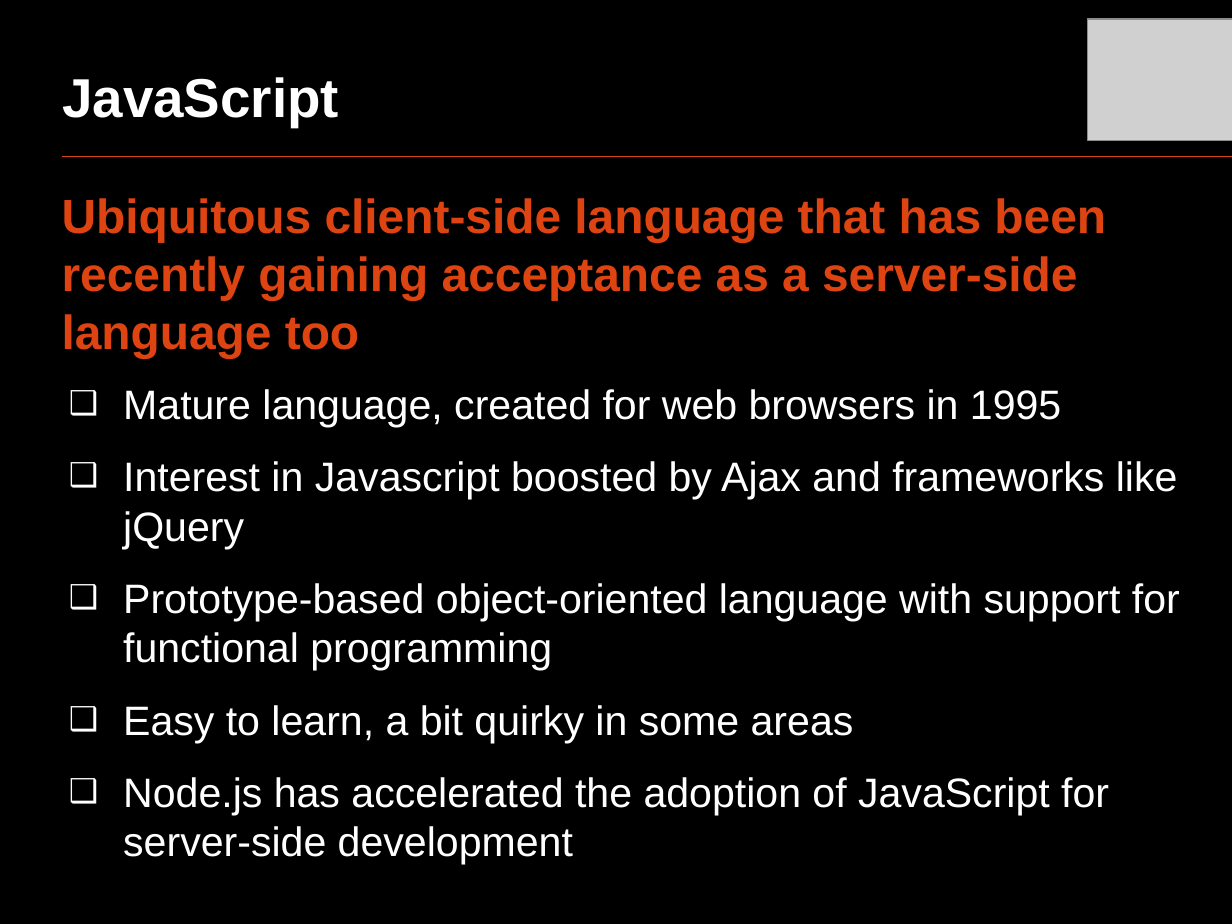
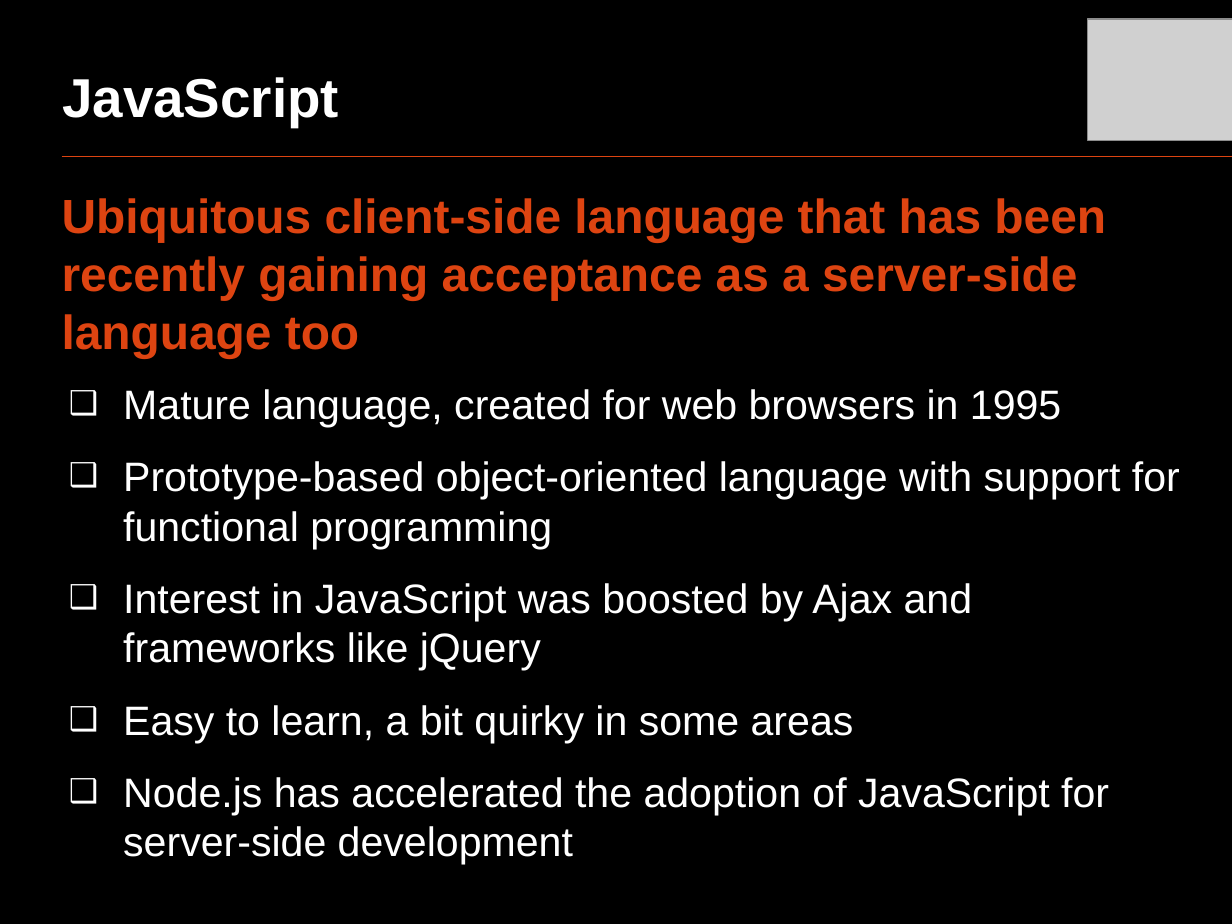
Before and after one commit to oscarrenalias/openslava-2013, a slide deck: slide 11 of Dynamic languages/OpenSlava 2013 - Dynamic languages.pptx. Drawn at 1232x924 pixels with LibreOffice and Linux fonts; fonts in the diff are those of the drawing; grey boxes stand for pictures. Boxes give left, top, right and bottom in pixels: in the first picture for what was removed or moved away, otherwise in the second. Text is boxed around its words. In the diff, an @@ line names an element or a change of style, - is before the commit and + after.

```diff
--- a/Dynamic languages/OpenSlava 2013 - Dynamic languages.pptx
+++ b/Dynamic languages/OpenSlava 2013 - Dynamic languages.pptx
@@ text at [123,461,1178,549]: paragraph removed @@
-  ❑ Interest in Javascript boosted by Ajax and frameworks like jQuery
@@ text at [123,583,973,671]: paragraph added @@
+  ❑ Interest in JavaScript was boosted by Ajax and frameworks like jQuery
```
Also in this commit, not shown: 9 other slides changed, 1 slide added, 1 slide removed.
